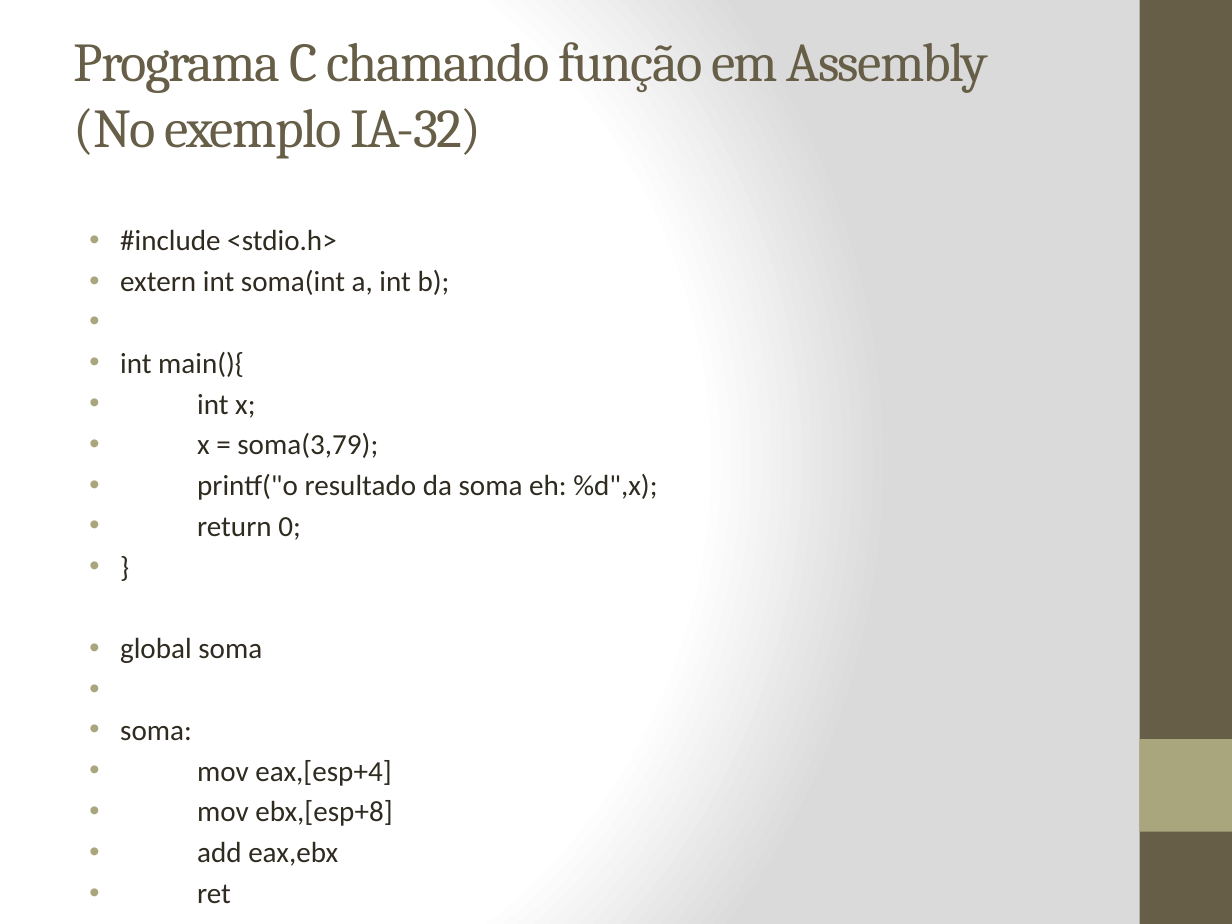
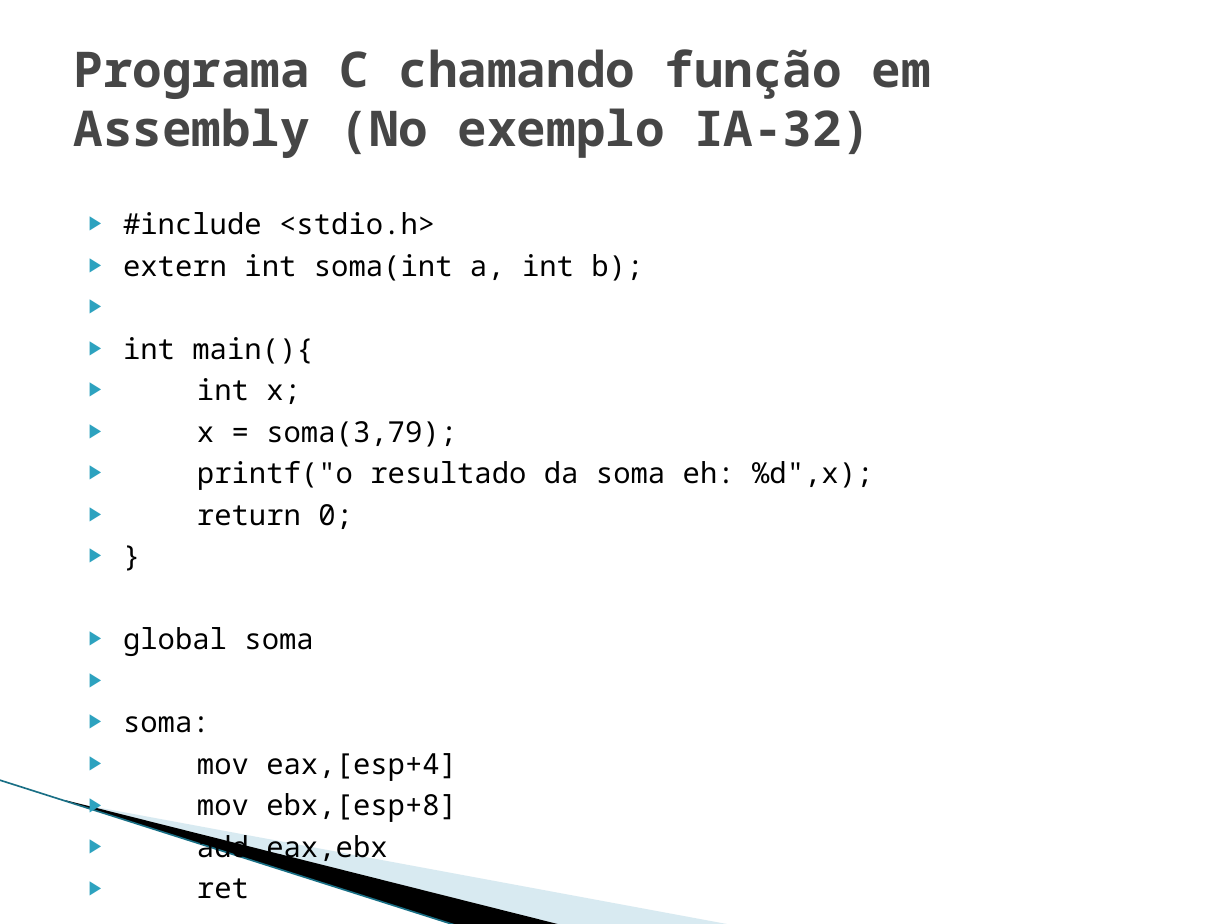
Before and after one commit to badershs/mips-assembler-unb, a slide deck: slide 8 of seminario/Interface entre C e Assemby 8085.pptx. Drawn at 1232x924 pixels with LibreOffice and Linux fonts; fonts in the diff are those of the drawing; background and template pictures are left out. Boxes give left, top, right and bottom in pixels: in the first picture for what was removed or moved away, otherwise in the second. Text is boxed around its words. In the diff, an @@ line names an element or a change of style, - is before the commit and + after.

```diff
--- a/seminario/Interface entre C e Assemby 8085.pptx
+++ b/seminario/Interface entre C e Assemby 8085.pptx
@@ background gradient #FFFFFF to #DADADA to #FFFFFF @@
@@ rectangle removed at bbox=[1140, 0, 1232, 924] @@
@@ title "Programa C chamando função em ..." at bbox=[74, 49, 931, 158]: size 32 to 28.8 pt, font Cambria to Noto Sans Mono, text colour #675E47 to #464646, letter spacing -1 to 0 pt, bold on @@
@@ text "#include <stdio.h>": place and size @@
-text "#include <stdio.h>" at bbox=[120, 229, 657, 866]
+text "#include <stdio.h>" at bbox=[123, 212, 873, 822]
@@ text "#include <stdio.h>" at bbox=[123, 212, 873, 822]: size 17.1 to 16.9 pt, font Calibri to Noto Sans Mono, text colour #2F2B20 to #000000; bullet • to ▶; bullet colour #A9A57C to #2DA2BF @@
@@ rectangle removed at bbox=[1140, 739, 1232, 832] @@
@@ line added from (0, 780) to (457, 924), #97C5D8 0.95 pt @@
@@ freeform shape added at bbox=[65, 800, 563, 924], fill #000000 @@
@@ freeform shape added at bbox=[68, 801, 733, 924], fill #A0CBDC at 40% opacity @@
```
Also in this commit, not shown: 18 other slides changed, 9 slides added, 2 slides removed.
